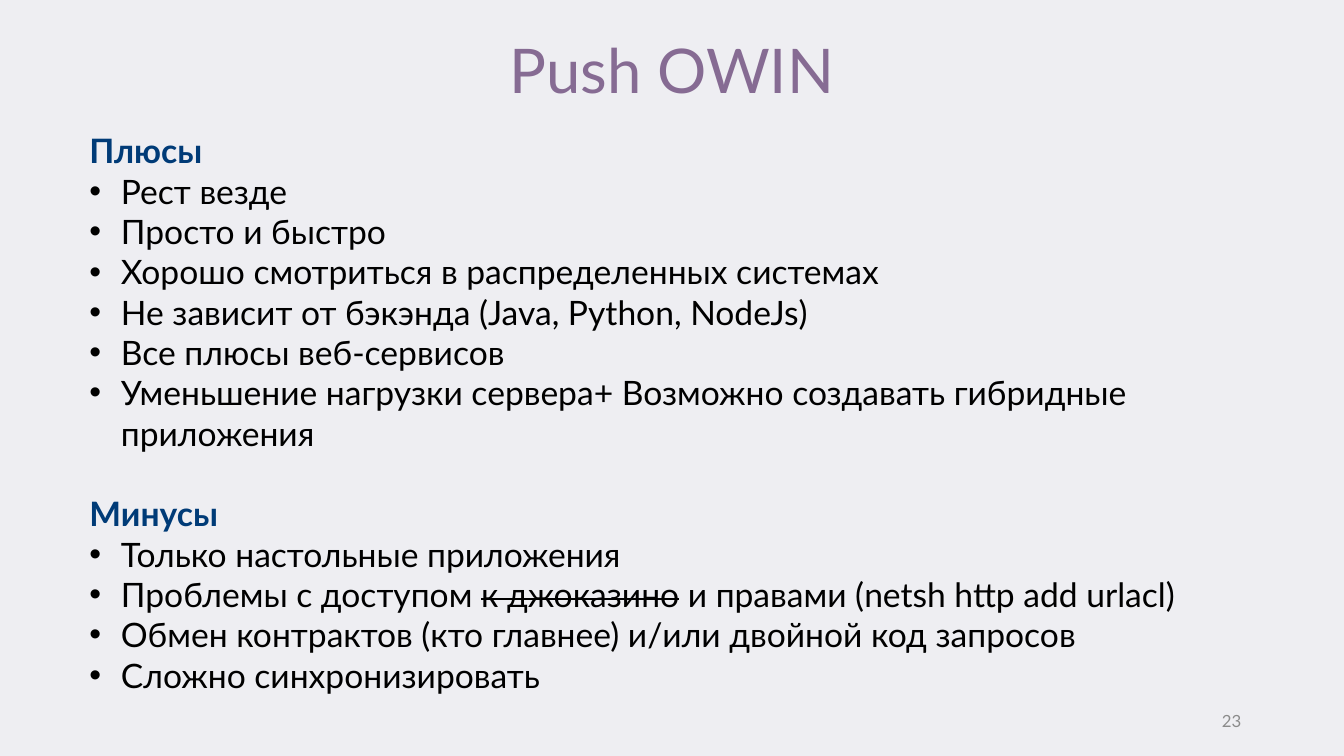
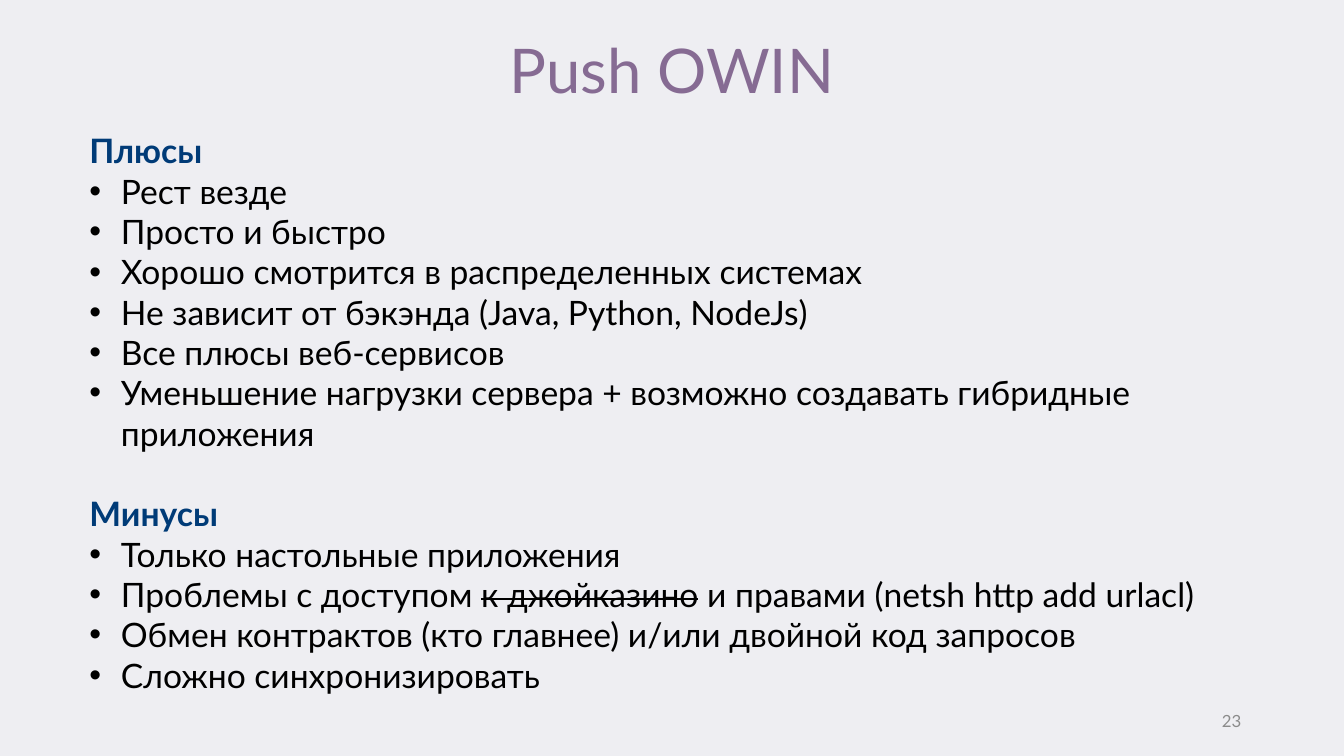
Before and after one commit to VAZarubin/ClientNotification, a slide deck: slide 23 of От Сервера клиенту или как это работает у.pptx. Drawn at 1344x756 pixels with LibreOffice and Linux fonts; fonts in the diff are those of the drawing. Boxes give left, top, right and bottom in pixels: in the first picture for what was removed or moved away, otherwise in the second. Text is boxed around its words. In the diff, an @@ line names an element or a change of style, - is before the commit and + after.

```diff
--- a/От Сервера клиенту или как это работает у.pptx
+++ b/От Сервера клиенту или как это работает у.pptx
@@ text at [121, 260, 863, 290]: text changed @@
-• Хорошо смотриться в распределенных системах
+• Хорошо смотрится в распределенных системах
@@ text at [121, 381, 1130, 452]: text changed @@
-• Уменьшение нагрузки сервера+ Возможно создавать гибридные приложения
+• Уменьшение нагрузки сервера + возможно создавать гибридные приложения
@@ text at [121, 581, 1195, 613]: text changed @@
-• Проблемы с доступом к джоказино и правами (netsh http add urlacl)
+• Проблемы с доступом к джойказино и правами (netsh http add urlacl)
```
Also in this commit, not shown: 22 other slides changed.
